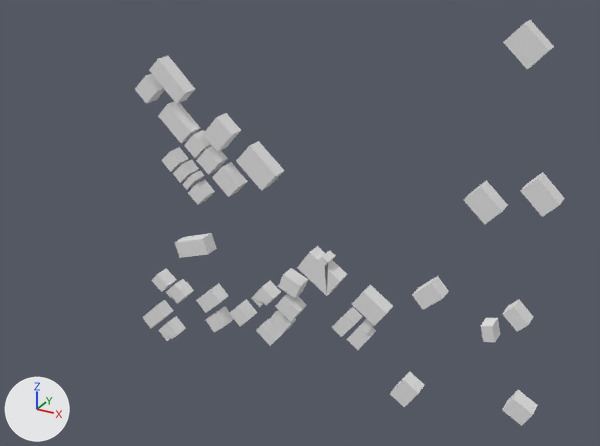
What one commit did to the glTF model output/glb/tile_562.glb.
Camera for both pictures: a 50 mm camera at (208.0, -402.0, 178.0) aimed at (-8.0, -9.0, -18.0). The axes (+X, +Y, +Z) are drawn at lower left. The lights are the same throughout. The older version comes first.
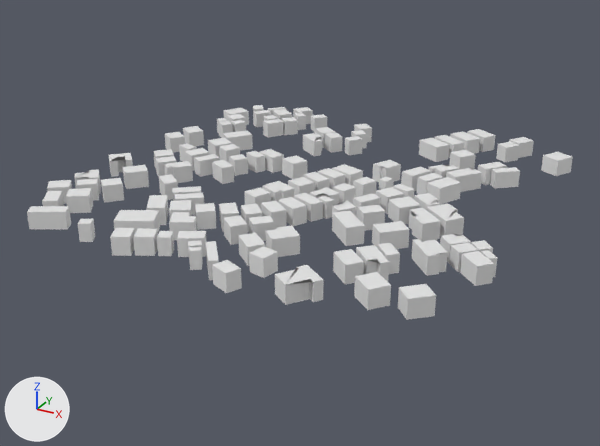
Where the change shows, as pixel boxes (x1, y1, x2, y2) in the pictures (600 x 446 px; the box of a moved part takes in the faces that stretch with it):
'Mesh_0', reshaped (27% wider, 47% shorter)
    before: (135, 20, 564, 426)
    after: (27, 105, 573, 320)
part 1 of me_mesh_0, moved or reshaped
    before: (196, 146, 228, 175)
    after: (325, 133, 343, 153)
part 2 of me_mesh_0, moved or reshaped
    before: (184, 130, 212, 158)
    after: (354, 124, 372, 142)
part 3 of me_mesh_0, moved or reshaped
    before: (135, 74, 165, 104)
    after: (183, 126, 204, 146)
part 4 of me_mesh_0, moved or reshaped
    before: (162, 147, 188, 172)
    after: (165, 132, 185, 153)
part 5 of me_mesh_0, moved or reshaped
    before: (188, 180, 215, 205)
    after: (229, 154, 248, 176)
part 6 of me_mesh_0, moved or reshaped
    before: (173, 160, 199, 183)
    after: (246, 151, 265, 173)
part 7 of me_mesh_0, moved or reshaped
    before: (212, 162, 248, 197)
    after: (282, 155, 307, 179)
part 8 of me_mesh_0, moved or reshaped
    before: (332, 307, 363, 337)
    after: (238, 233, 265, 266)
part 9 of me_mesh_0, moved or reshaped
    before: (278, 268, 308, 298)
    after: (249, 246, 278, 278)
part 10 of me_mesh_0, moved or reshaped
    before: (269, 310, 296, 333)
    after: (177, 231, 207, 257)
part 11 of me_mesh_0, moved or reshaped
    before: (275, 293, 307, 322)
    after: (133, 228, 158, 256)
part 12 of me_mesh_0, moved or reshaped
    before: (182, 170, 205, 190)
    after: (268, 107, 286, 113)
part 13 of me_mesh_0, moved or reshaped
    before: (152, 268, 176, 292)
    after: (253, 105, 264, 112)
part 14 of me_mesh_0, moved or reshaped
    before: (196, 284, 228, 313)
    after: (272, 109, 292, 120)
part 15 of me_mesh_0, moved or reshaped
    before: (464, 180, 508, 225)
    after: (354, 272, 391, 310)
part 16 of me_mesh_0, moved or reshaped
    before: (521, 173, 564, 217)
    after: (333, 249, 364, 284)
part 17 of me_mesh_0, moved or reshaped
    before: (352, 285, 393, 326)
    after: (372, 221, 410, 249)
part 18 of me_mesh_0, deleted
    before: (142, 20, 554, 426)
part 19 of me_mesh_0, added
    after: (27, 107, 573, 320)

Patch to the scene script:
```diff
--- a/output/glb/tile_562.glb.py
+++ b/output/glb/tile_562.glb.py
@@ me_mesh_0 @@
-me_mesh_0.from_pydata(...)  # 324 vertices, 412 faces; spans x -133.0..139.0, y -10.0..0.0, z -130.0..108.0
+me_mesh_0.from_pydata(...)  # 1092 vertices, 1392 faces; spans x -132.0..122.0, y -130.0..132.0, z 0.0..10.0
+# me_mesh_0 part 1: the loose piece of 8 vertices spanning x -80.0..-63.0, y -10.0..0.0, z 1.0..18.0 is multiplied about its middle by the matrix ((0.828, 0.0, -0.042), (0.042, 0.0, 0.828), (0.0, -0.829, 0.0)), then moved by (44.0, 77.0, -4.0)
+# me_mesh_0 part 2: the loose piece of 8 vertices spanning x -88.0..-73.0, y -10.0..0.0, z 10.0..25.0 is multiplied about its middle by the matrix ((-0.009, 0.0, -0.919), (0.919, 0.0, -0.009), (0.0, -0.919, 0.0)), then moved by (62.0, 105.0, -13.0)
+# me_mesh_0 part 3: the loose piece of 8 vertices spanning x -124.0..-106.0, y -10.0..0.0, z 40.0..57.0 is multiplied about its middle by the matrix ((-0.128, 0.0, -0.926), (0.926, 0.0, -0.128), (0.0, -0.935, 0.0)), then moved by (-1.0, 43.0, -43.0)
+# me_mesh_0 part 4: the loose piece of 8 vertices spanning x -107.0..-93.0, y -10.0..0.0, z -2.0..11.0 is multiplied about its middle by the matrix ((1.05, 0.0, -0.204), (0.204, 0.0, 1.05), (0.0, -1.07, 0.0)), then moved by (-20.0, 27.0, 1.0)
+# me_mesh_0 part 5: the loose piece of 8 vertices spanning x -88.0..-74.0, y -10.0..0.0, z -21.0..-7.0 is multiplied about its middle by the matrix ((-0.921, 0.0, 0.173), (-0.173, 0.0, -0.921), (0.0, -0.937, 0.0)), then moved by (22.0, 9.0, 19.0)
+# me_mesh_0 part 6: the loose piece of 8 vertices spanning x -98.0..-85.0, y -10.0..0.0, z -8.0..5.0 is multiplied about its middle by the matrix ((-0.345, 0.0, -0.924), (0.924, 0.0, -0.345), (0.0, -0.986, 0.0)), then moved by (40.0, 20.0, 7.0)
+# me_mesh_0 part 7: the loose piece of 8 vertices spanning x -69.0..-49.0, y -10.0..0.0, z -11.0..8.0 is multiplied about its middle by the matrix ((0.832, 0.0, -0.229), (0.229, 0.0, 0.832), (0.0, -0.863, 0.0)), then moved by (33.0, 22.0, 7.0)
+# me_mesh_0 part 8: the loose piece of 8 vertices spanning x 14.0..30.0, y -10.0..0.0, z -87.0..-70.0 is multiplied about its middle by the matrix ((0.042, 0.0, -0.972), (0.972, 0.0, 0.042), (0.0, -0.973, 0.0)), then moved by (-10.0, -89.0, 84.0)
+# me_mesh_0 part 9: the loose piece of 8 vertices spanning x -23.0..-7.0, y -10.0..0.0, z -69.0..-54.0 is multiplied about its middle by the matrix ((-0.145, 0.0, -0.832), (0.832, 0.0, -0.145), (0.0, -0.845, 0.0)), then moved by (40.0, -98.0, 67.0)
+# me_mesh_0 part 10: the loose piece of 8 vertices spanning x -30.0..-16.0, y -10.0..0.0, z -96.0..-83.0 is multiplied about its middle by the matrix ((0.472, 0.0, -0.96), (0.96, 0.0, 0.472), (0.0, -1.07, 0.0)), then moved by (6.0, -98.0, 95.0)
+# me_mesh_0 part 11: the loose piece of 8 vertices spanning x -25.0..-8.0, y -10.0..0.0, z -86.0..-70.0 is multiplied about its middle by the matrix ((0.755, 0.0, 0.398), (-0.398, 0.0, 0.755), (0.0, -0.854, 0.0)), then moved by (-21.0, -107.0, 83.0)
+# me_mesh_0 part 12: the loose piece of 8 vertices spanning x -92.0..-81.0, y -10.0..0.0, z -12.0..-2.0 is turned -90 degrees about the x axis through its middle and scaled by 1.1, then moved by (-6.0, 115.0, 12.0)
+# me_mesh_0 part 13: the loose piece of 8 vertices spanning x -122.0..-109.0, y -10.0..0.0, z -91.0..-78.0 is multiplied about its middle by the matrix ((0.914, 0.0, 0.225), (-0.225, 0.0, 0.914), (0.0, -0.941, 0.0)), then moved by (9.0, 111.0, 90.0)
+# me_mesh_0 part 14: the loose piece of 8 vertices spanning x -86.0..-67.0, y -10.0..0.0, z -98.0..-79.0 is multiplied about its middle by the matrix ((-0.153, 0.0, -0.887), (0.887, 0.0, -0.153), (0.0, -0.9, 0.0)), then moved by (-8.0, 109.0, 93.0)
+# me_mesh_0 part 15: the loose piece of 8 vertices spanning x 89.0..110.0, y -10.0..0.0, z 4.0..25.0 is multiplied about its middle by the matrix ((0.85, 0.0, -0.053), (0.053, 0.0, 0.85), (0.0, -0.852, 0.0)), then moved by (-19.0, -100.0, -10.0)
+# me_mesh_0 part 16: the loose piece of 8 vertices spanning x 118.0..138.0, y -10.0..0.0, z 15.0..34.0 is turned -90 degrees about the x axis through its middle and scaled by 0.876, then moved by (-67.0, -84.0, -19.0)
+# me_mesh_0 part 17: the loose piece of 8 vertices spanning x 27.0..50.0, y -10.0..0.0, z -73.0..-52.0 is multiplied about its middle by the matrix ((-0.161, 0.0, 0.85), (-0.85, 0.0, -0.161), (0.0, -0.865, 0.0)), then moved by (27.0, -43.0, 68.0)
+# me_mesh_0 part 18: 20 loose pieces with 188 vertices, spanning x -133.0..139.0, y -10.0..0.0, z -130.0..108.0, are deleted
+# me_mesh_0 part 19: 956 vertices added at x -132.0..122.0, y -130.0..132.0, z 0.0..10.0
```
